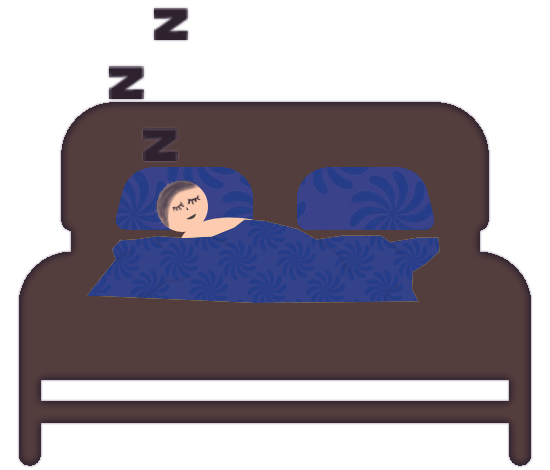
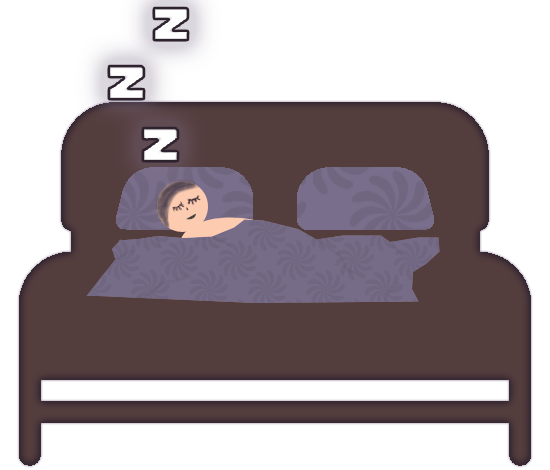
Before/after of a 550px x 470px layered artwork. What changed in the layer stack:
painted on "Z3" over [120, 0, 215, 74]
painted on "Z2" over [82, 32, 177, 133]
painted on "Z1" over [109, 94, 211, 195]
painted on "Decke" over [86, 219, 440, 303]
painted on "Kissen" over [116, 167, 434, 230]
